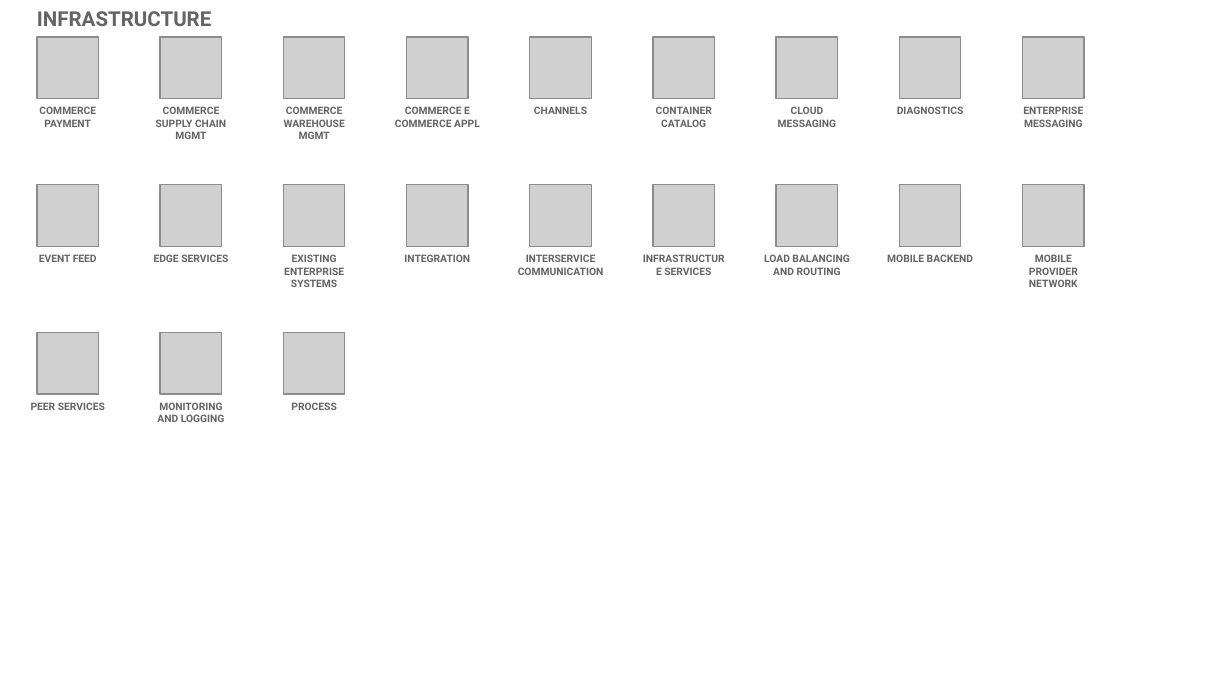
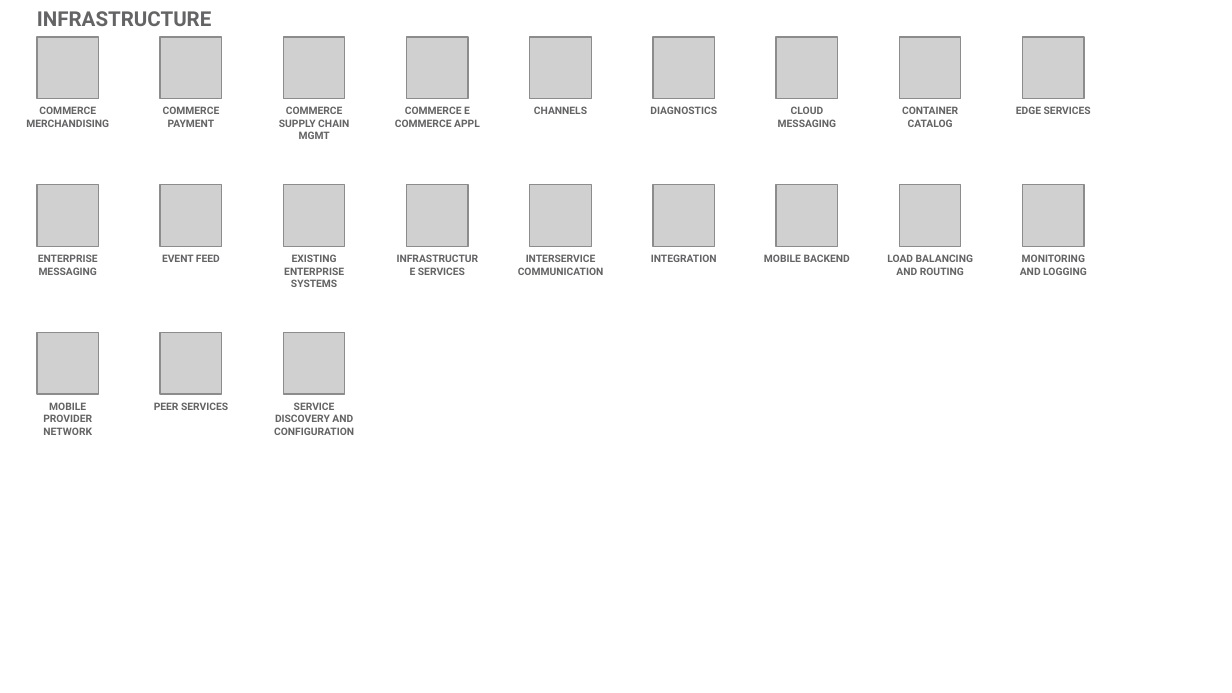
Before and after one commit to l2fprod/myarchitecture, a slide deck: slide 18 of mycatalog-architecture-diagram-template.pptx. Drawn at 1232x693 pixels with LibreOffice and Linux fonts; fonts in the diff are those of the drawing; grey boxes stand for pictures. Boxes give left, top, right and bottom in pixels: in the first picture for what was removed or moved away, otherwise in the second. Text is boxed around its words. In the diff, an @@ line names an element or a change of style, - is before the commit and + after.

Commit message:
new deck

```diff
--- a/mycatalog-architecture-diagram-template.pptx
+++ b/mycatalog-architecture-diagram-template.pptx
@@ text at (x1=26, y1=106, x2=109, y2=127): text changed @@
-COMMERCE PAYMENT
+COMMERCE MERCHANDISING
@@ text at (x1=163, y1=106, x2=220, y2=127): text changed @@
-COMMERCE SUPPLY CHAIN MGMT
+COMMERCE PAYMENT
@@ text at (x1=279, y1=106, x2=349, y2=139): text changed @@
-COMMERCE WAREHOUSE MGMT
+COMMERCE SUPPLY CHAIN MGMT
@@ text at (x1=650, y1=106, x2=717, y2=114): text changed @@
-CONTAINER CATALOG
+DIAGNOSTICS
@@ text at (x1=902, y1=106, x2=958, y2=127): text changed @@
-DIAGNOSTICS
+CONTAINER CATALOG
@@ text at (x1=1016, y1=106, x2=1091, y2=114): text changed @@
-ENTERPRISE MESSAGING
+EDGE SERVICES
@@ text added at (x1=38, y1=254, x2=98, y2=275), 6 pt, text #646365, bold @@
+ENTERPRISE MESSAGING
@@ text removed at (x1=154, y1=254, x2=228, y2=262) @@
-EDGE SERVICES
@@ text at (x1=418, y1=267, x2=465, y2=275): text changed @@
-INTEGRATION
+INFRASTRUCTURE SERVICES
@@ text at (x1=651, y1=254, x2=717, y2=262): text changed @@
-INFRASTRUCTURE SERVICES
+INTEGRATION
@@ text "MOBILE BACKEND" moved from (x1=887, y1=254, x2=973, y2=262) to (x1=764, y1=254, x2=850, y2=262) @@
@@ text at (x1=1020, y1=254, x2=1087, y2=275): text changed @@
-MOBILE PROVIDER NETWORK
+MONITORING AND LOGGING
@@ text added at (x1=43, y1=402, x2=92, y2=435), 6 pt, text #646365, bold @@
+MOBILE PROVIDER NETWORK
@@ 3 texts moved together from (x1=31, y1=254, x2=849, y2=410) to (x1=154, y1=254, x2=973, y2=410) @@
@@ text removed at (x1=157, y1=402, x2=225, y2=422) @@
-MONITORING AND LOGGING
@@ text at (x1=274, y1=402, x2=354, y2=435): text changed @@
-PROCESS
+SERVICE DISCOVERY AND CONFIGURATION
```
Also in this commit, not shown: 13 other slides changed.
